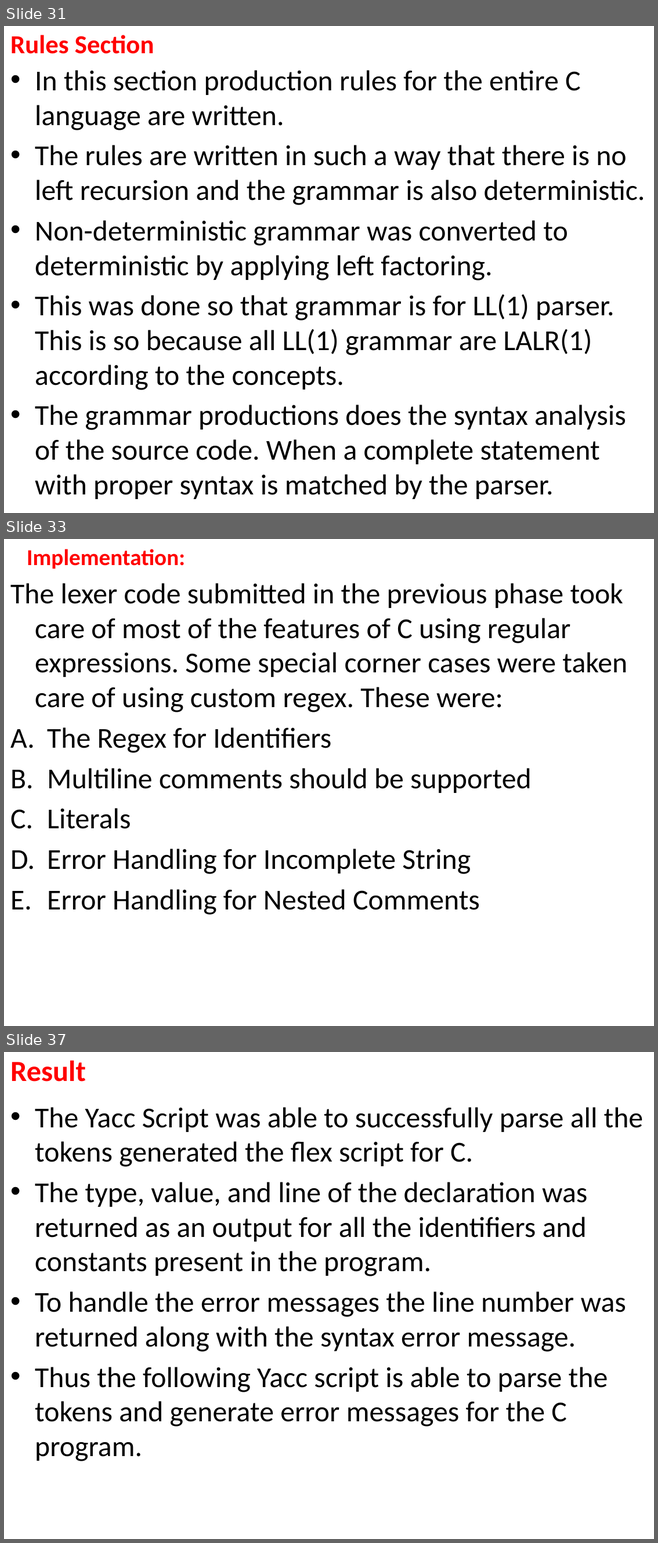
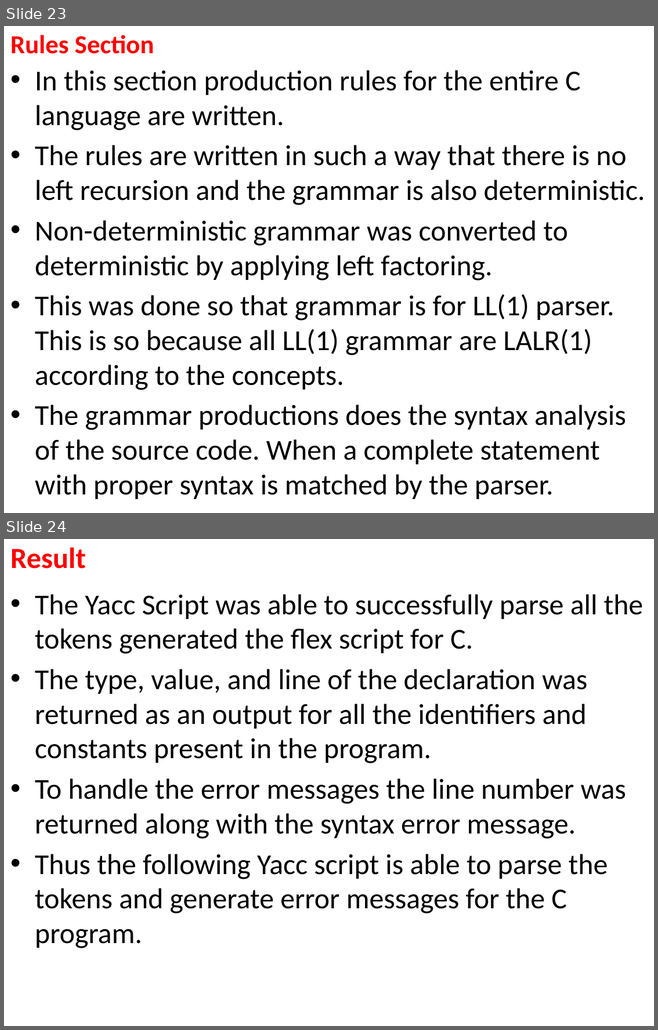
Before and after one commit to TusharPani14/c_compiler_design, a slide deck: CD PPT.pptx. Shown one above the other, each under a label of ours: slides 31, 33 and 37 before the commit, slides 23 and 24 after it; the slides between them are not shown. The pictures are 658x1543 and 658x1030 pixels, drawn with LibreOffice and Linux fonts; fonts in the diff are those of the drawing. Boxes give left, top, right and bottom in pixels: in the first picture for what was removed or moved away, otherwise in the second. Text is boxed around its words. In the diff, an @@ line names an element or a change of style, - is before the commit and + after.

```diff
--- a/CD PPT.pptx
+++ b/CD PPT.pptx
@@ slide 33 removed at (4,539,654,1026), background #FFFFFF @@
@@ title removed at (27,549,185,569) @@
-Implementation:
@@ text removed at (10,583,627,915) @@
-The lexer code submitted in the previous phase took care of most of the features of C using regular expressions. Some special corner cases were taken care of using custom regex. These were:
-A. The Regex for Identifiers
-B. Multiline comments should be supported
-C. Literals
-D. Error Handling for Incomplete String
-E. Error Handling for Nested Comments
@@ what was slide 31 is now slide 23 @@
@@ what was slide 37 is now slide 24 @@
```
Also in this commit, not shown: 4 slides changed, 3 slides added, 15 other slides removed, 2 other files.
